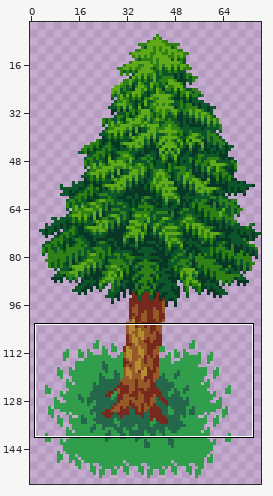
One commit to this sprite sheet: sprites/granderotree/d2dcc518-faf1-422e-ab12-475052a7e01f.png. Above: a wide view before the commit, with the close-up outlined.
Close-up. First the earlier version:
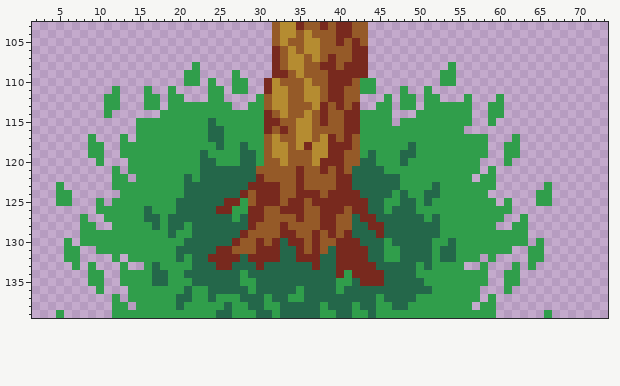
The file is 77x156 pixels. Shown: x 2..73, y 103..139. The wide view leaves out empty margins.
After the commit:
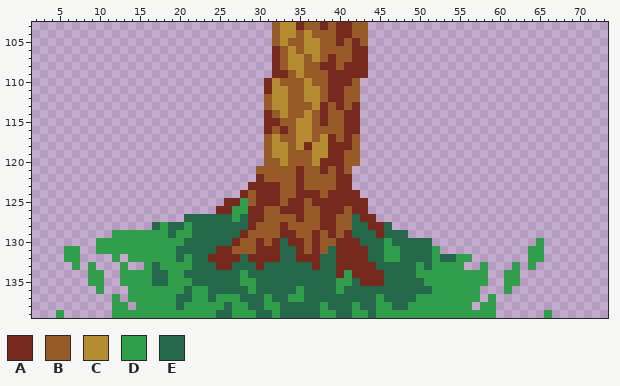
Palette (. is transparent): A #78291e  B #955a28  C #b58c31  D #309e4b  E #24674a
The exact change:
Changed rows in their new state; - is an unchanged pixel.
first column x 5:
108 -----------------.-------------------------------.------------
109 ----------------..----.-------------------------..------------
110 ----------------..-.--..--------------..--------..------------
111 -------.---.--.----..-..--------------..---.--.---------------
112 ------..---..-..---..----.---------------.-..-..---.---.------
113 ------..---..-........--..--------------..-..-......--..------
114 ------.------.............------------....---.......--..------
115 ----------................------------....-.........--.-------
116 ----------................------------.............-----------
117 ----.---.-................------------................---.----
118 ----..--..................------------................--..----
119 ----..--..................------------................--..----
120 -----.---.................------------...............---.-----
121 -------.-................------------................-.-------
122 -------..-...............------------...............-..-------
123 .------.................-------------..................------.
124 ..------...............---------------................------..
125 ..---.-..............------------------................-.---..
126 -----...............-------------------..................-----
127 ---.--..........------------------------................--.---
128 ---..--.....------------------------------.............--..---
129 ---....-------------------------------------...............---
130 -.-..------------------------------------------............---
131 ------------------------------------------------.........-----
132 ----------------------------------------------------.-.-------
Pixel boxes of the changes (left, top, right, bottom) in both close-ups:
erased: (56, 62, 264, 246)
erased: (352, 62, 552, 262)
